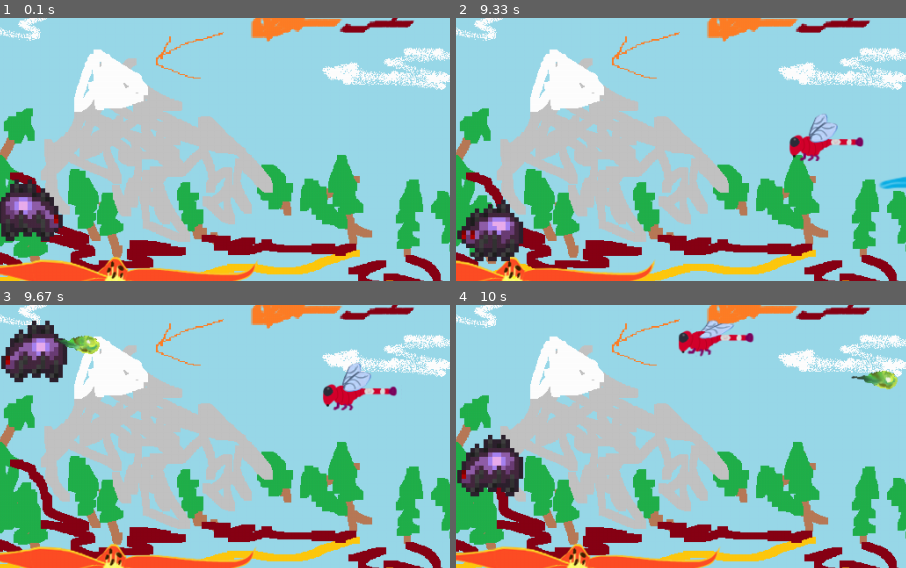
Above: before the commit, frames 1-4 (two rows, left to right).
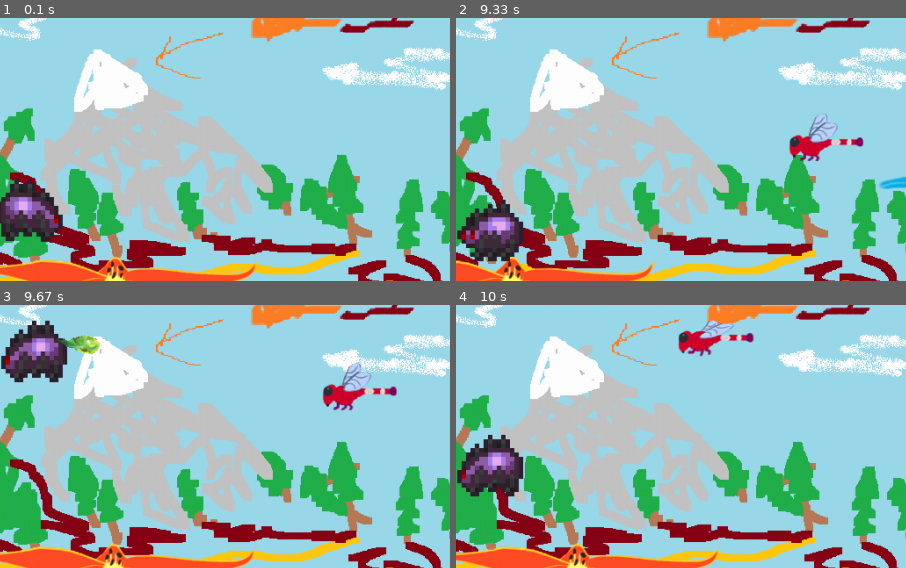
Above: after the commit, the same moments.

Repository: SwampWood/PyGame-shit
Game: pygame game, started from main.py
Two runs of this game, one before a commit and one after it. Both use one fixed random seed, a clock stepped at 60 frames per second and the inputs below.
Inputs (mouse positions are % of the whole screen's width and height, from its top left):
- Up to frame 1 (0.1 s): no input
- Up to frame 2 (9.33 s): click (50, 50) at 0.38 s; hold D 0.67-1.13 s; tap Space at 0.73, 1.03, 1.9, 2.2, 2.4, 2.7, 2.97, 3.27, 3.4, 3.7, 4.07, 4.37, 4.57, 4.87, 5.4, 5.7, 5.9, 6.2, 6.47, 6.77, 6.9, 7.2, 7.57, 7.87, 8.07, 8.37, 8.57, 8.87, 9.07 s; click (51, 56) at 1.22 s; right-click (60, 72) at 1.55 s; hold D 1.83-2.3 s; move the mouse to (19, 35) at 1.87 s; hold A 2.33-2.87 s; hold A 2.9-3.3 s; hold D 3.33-3.97 s; hold A 4-4.47 s; hold D 4.5-4.97 s; tap E at 5 s; hold D 5.33-5.8 s; hold A 5.83-6.37 s; hold A 6.4-6.8 s; hold D 6.83-7.47 s; hold A 7.5-7.97 s; hold D 8-8.47 s; hold D 8.5-8.97 s; hold A from 9 s (still down)
- Up to frame 3 (9.67 s): tap Space at 9.37 s; release A at 9.53 s; click (81, 48) at 9.62 s
- Up to frame 4 (10 s): hold A from 9.9 s (still down); tap Space at 9.97 s
The pictures show only the part of the screen within x 46-96%, y 39-88%; the shares and areas given below are measured in that part.

Frames 1-3 are identical in both runs. In frame 4, 0.4% of the frame differs, in the area x 87-99%, y 24-33%.

Commit message:
Яд исчезает при коллизии с врагами

Diff:
--- a/main.py
+++ b/main.py
@@ -239,6 +239,9 @@
             self.wait = 6
             self.cur_frame = (self.cur_frame + 1) % 4
         for i in all_platforms:
+            if pygame.sprite.collide_mask(self, i):
+                self.kill()
+        for i in all_enemies:
             if pygame.sprite.collide_mask(self, i):
                 self.kill()
         if pygame.sprite.spritecollideany(self, horizontal_borders) or pygame.sprite.spritecollideany(self, tree):
